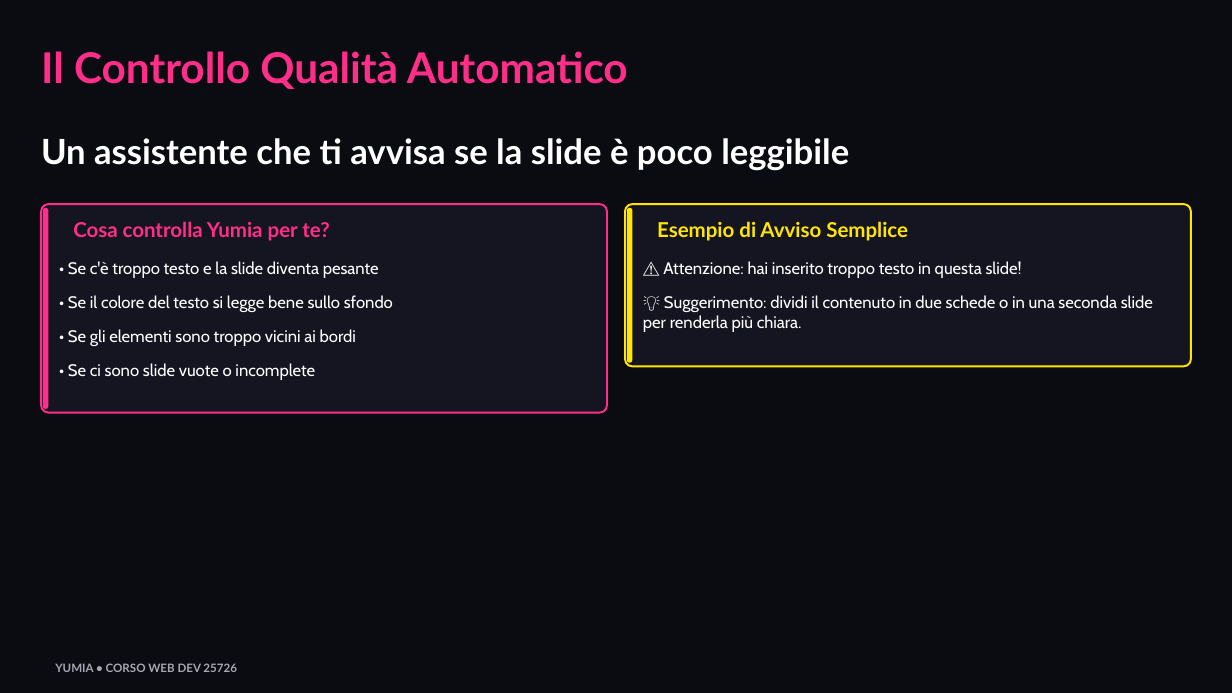
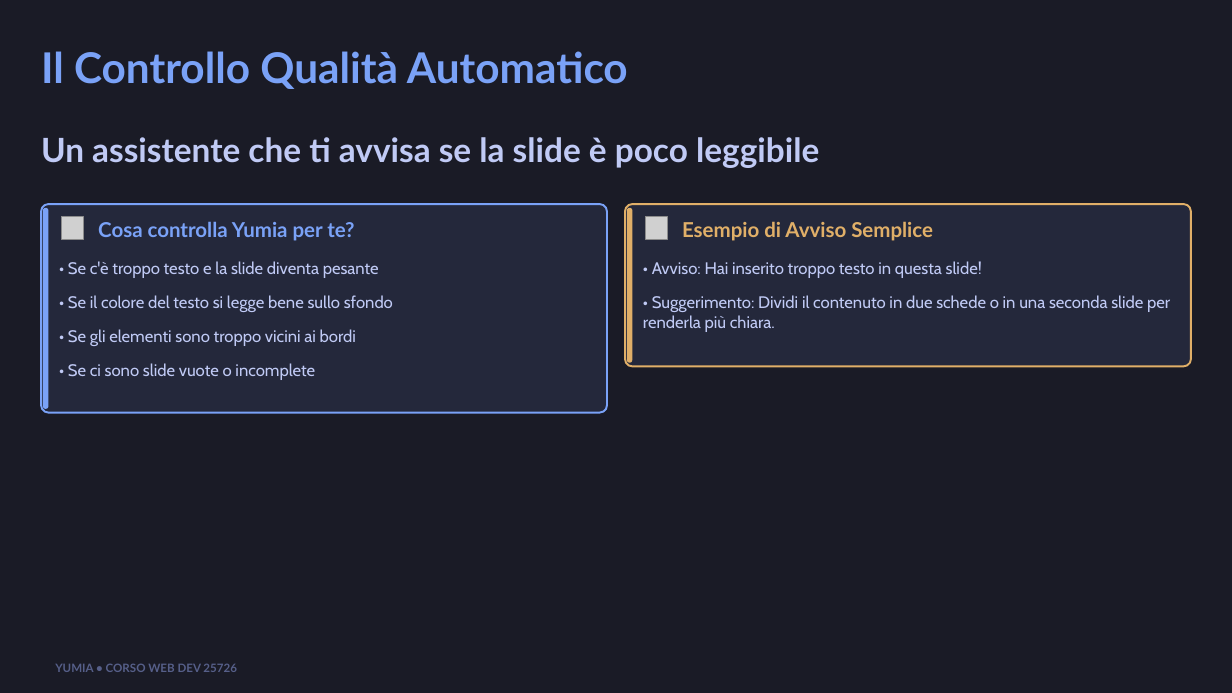
Before and after one commit to biagio-scaglia/Yumia-MD, a slide deck: slide 8 of presentation.pptx. Drawn at 1232x693 pixels with LibreOffice and Linux fonts; fonts in the diff are those of the drawing; grey boxes stand for pictures. Boxes give left, top, right and bottom in pixels: in the first picture for what was removed or moved away, otherwise in the second. Text is boxed around its words. In the diff, an @@ line names an element or a change of style, - is before the commit and + after.

```diff
--- a/presentation.pptx
+++ b/presentation.pptx
@@ background #0B0B12 to #1A1B26 @@
@@ text "Il Controllo Qualità Automatico" at bbox=[41, 51, 628, 89]: text colour #FF2E88 to #7AA2F7 @@
@@ text "Un assistente che ti avvisa ..." at bbox=[41, 137, 819, 168]: size 27 to 26 pt, text colour #FFFFFF to #C0CAF5 @@
@@ rounded rectangle at bbox=[41, 204, 606, 413]: fill #151522 to #24283B; outline #FF2E88 1.5 pt to #7AA2F7 1.5 pt @@
@@ rounded rectangle at bbox=[43, 208, 48, 409]: fill #FF2E88 to #7AA2F7 @@
@@ rounded rectangle at bbox=[625, 204, 1190, 367]: fill #151522 to #24283B; outline #FFE600 1.5 pt to #E0AF68 1.5 pt @@
@@ rounded rectangle at bbox=[627, 208, 632, 363]: fill #FFE600 to #E0AF68 @@
@@ picture added at bbox=[61, 217, 83, 239] @@
@@ text "Cosa controlla Yumia per te?" at bbox=[98, 221, 354, 241]: text colour #FF2E88 to #7AA2F7 @@
@@ text "Cosa controlla Yumia per te?": place and size @@
-text "Cosa controlla Yumia per te?" at bbox=[73, 221, 329, 241]
+text "Cosa controlla Yumia per te?" at bbox=[98, 221, 354, 241]
@@ picture added at bbox=[645, 217, 667, 239] @@
@@ text "Esempio di Avviso Semplice": place and size @@
-text "Esempio di Avviso Semplice" at bbox=[657, 221, 908, 241]
+text "Esempio di Avviso Semplice" at bbox=[682, 221, 933, 241]
@@ text "Esempio di Avviso Semplice" at bbox=[682, 221, 933, 241]: text colour #FFE600 to #E0AF68 @@
@@ text at bbox=[652, 261, 982, 278]: text changed; text colour #FFFFFF to #C0CAF5 @@
-⚠️ Attenzione: hai inserito troppo testo in questa slide!
+• Avviso: Hai inserito troppo testo in questa slide!
@@ text at bbox=[643, 295, 1170, 332]: text changed; text colour #FFFFFF to #C0CAF5 @@
-💡 Suggerimento: dividi il contenuto in due schede o in una seconda slide per renderla più chiara.
+• Suggerimento: Dividi il contenuto in due schede o in una seconda slide per renderla più chiara.
@@ text colour #FFFFFF to #C0CAF5 in 4 elements at bbox=[68, 261, 379, 278], bbox=[68, 295, 393, 312], bbox=[68, 329, 356, 346], bbox=[68, 363, 315, 380] @@
@@ text "YUMIA • CORSO WEB DEV ..." at bbox=[55, 663, 237, 672]: text colour #A7A7B5 to #565F89 @@
```
Also in this commit, not shown: 11 other slides changed, 22 other files.
